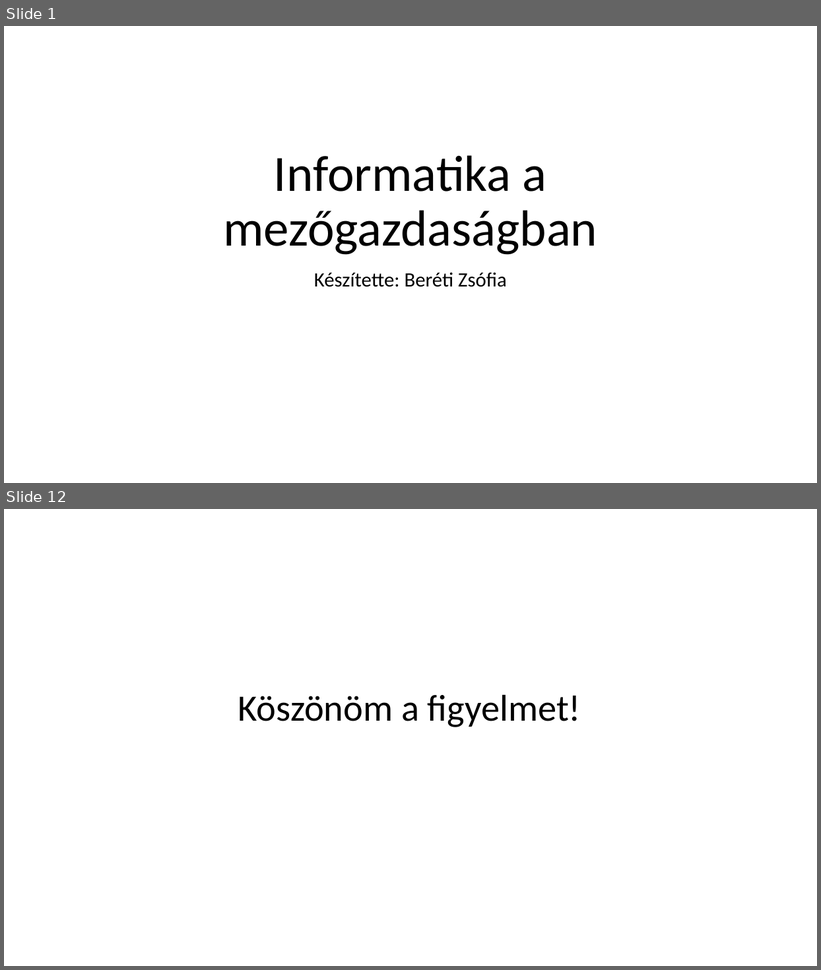
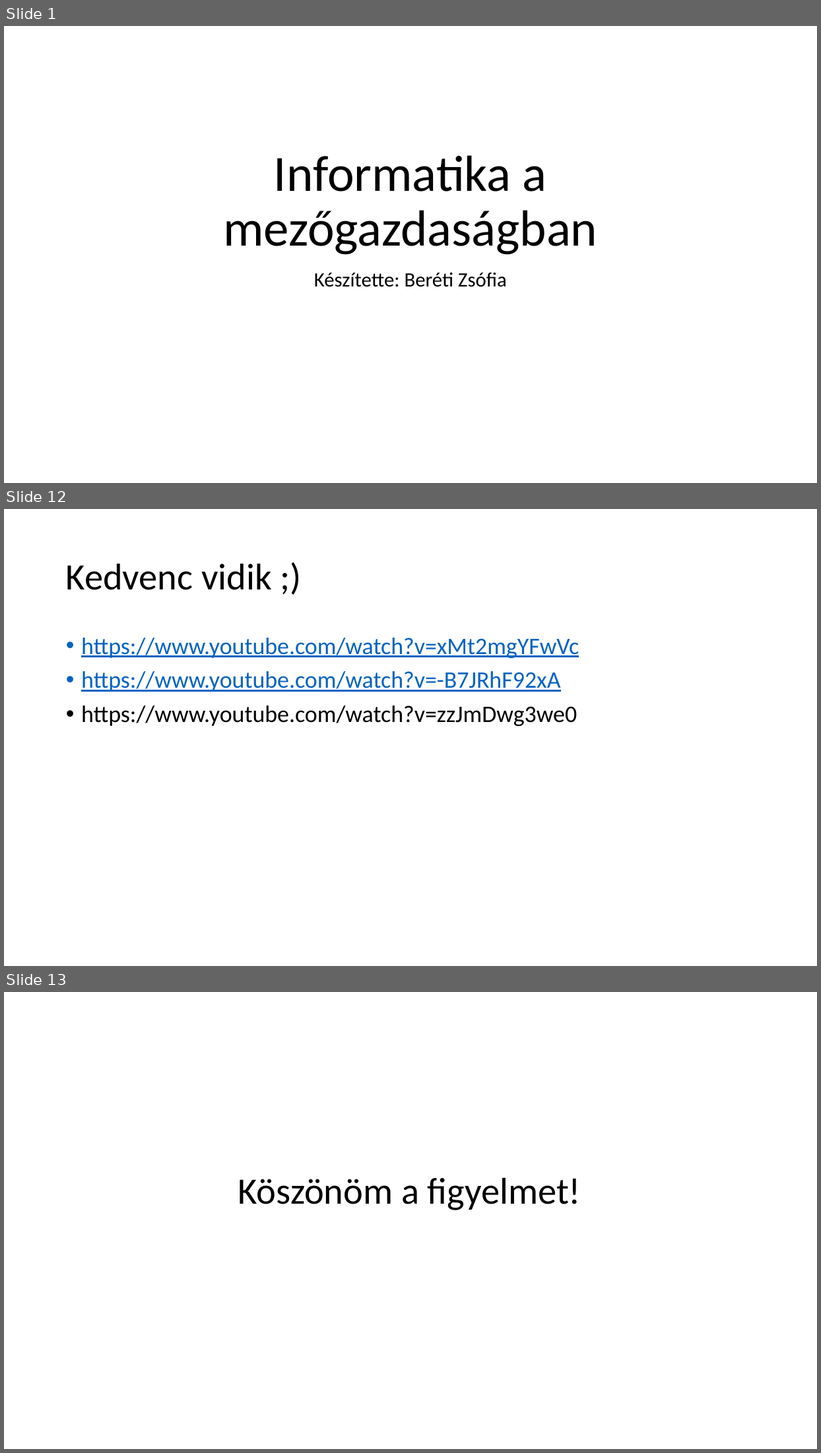
Before and after one commit to dzsofri/paprika, a slide deck: Informatika a mezőgazdaságban.pptx. Shown one above the other, each under a label of ours: slides 1 and 12 before the commit, slides 1, 12 and 13 after it; the slides between them are not shown. The pictures are 821x970 and 821x1453 pixels, drawn with LibreOffice and Linux fonts; fonts in the diff are those of the drawing. Boxes give left, top, right and bottom in pixels: in the first picture for what was removed or moved away, otherwise in the second. Text is boxed around its words. In the diff, an @@ line names an element or a change of style, - is before the commit and + after.

```diff
--- a/Informatika a mezőgazdaságban.pptx
+++ b/Informatika a mezőgazdaságban.pptx
@@ slide 12 added at [4,509,817,966], background #FFFFFF @@
@@ title added at [66,563,272,590], 44 pt, text #000000 @@
+Kedvenc vidik ;)
@@ text added at [81,638,579,726], 28 pt, text #0563C1, underline @@
+• https://www.youtube.com/watch?v=xMt2mgYFwVc
+• https://www.youtube.com/watch?v=-B7JRhF92xA
+• https://www.youtube.com/watch?v=zzJmDwg3we0
@@ what was slide 12 is now slide 13 @@
```
Also in this commit, not shown: 4 slides changed, 6 other slides added, 6 slides removed.
